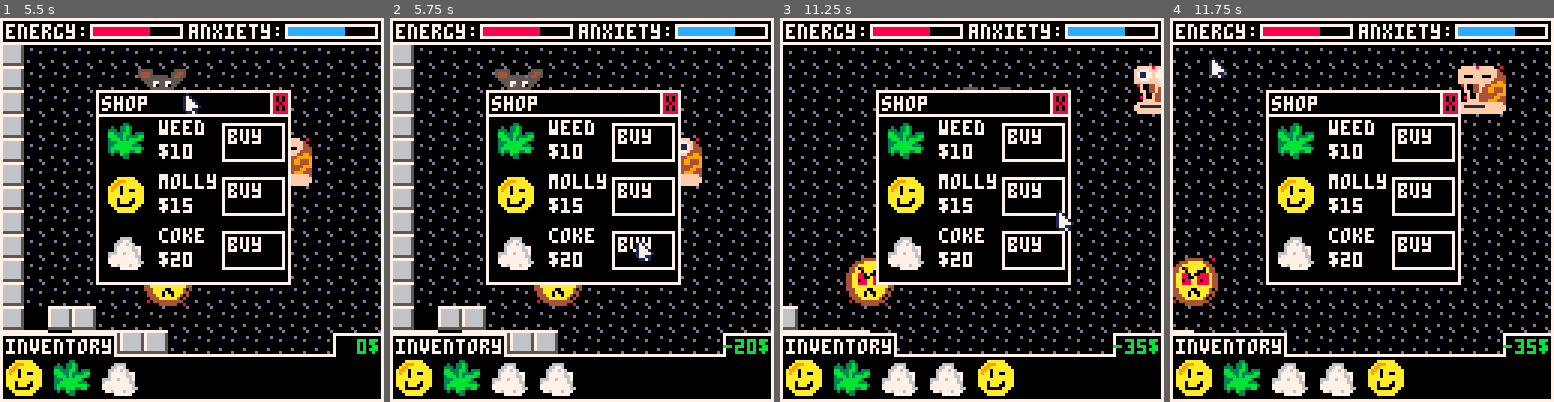
Above: before the commit, frames 1-4 (left to right).
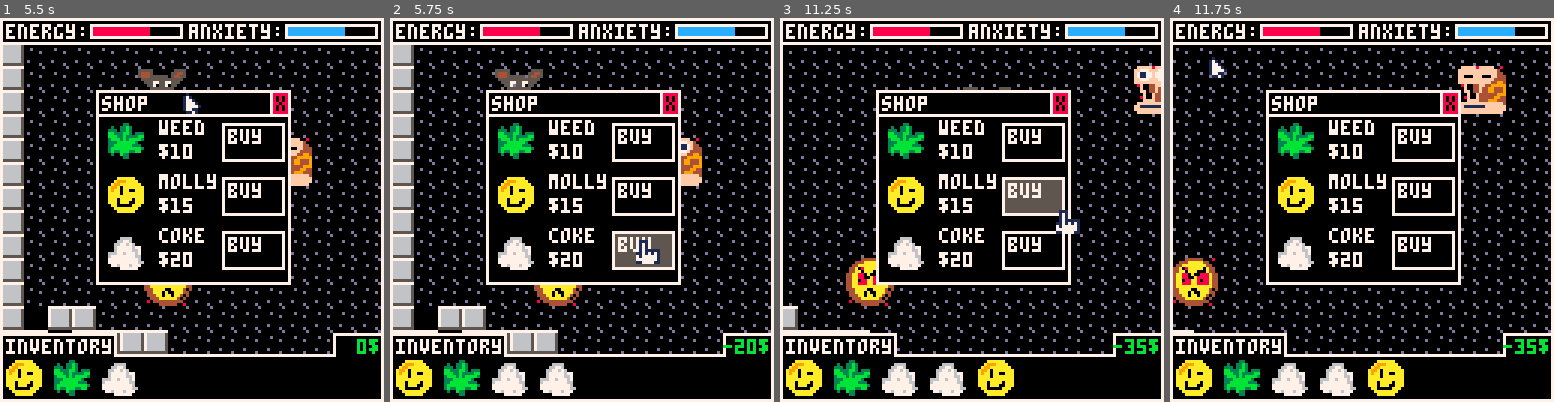
Above: after the commit, the same moments.

Repository: ekaktusz/ld53delivery
Game: PICO-8 cartridge delivery.p8
Same seed, same stepped clock (60 frames per second), same inputs: the game is played once before the commit and once after it.
Inputs (mouse positions are in pixels of both pictures, inside the frame that each line leads up to):
- Up to frame 1 (5.5 s): tap X (X key) at 0.33, 1.07, 1.85, 2.97, 4.08, 5.2 s; click (280, 121) at 0.67 s; click (46, 267) at 1.22 s; hold Right 1.6-2.1 s; click (107, 114) at 1.77 s; hold Up 2.15-2.42 s; click (172, 259) at 2.32 s; hold Right 2.47-3.03 s; click (234, 106) at 2.87 s; hold Left 3.08-3.58 s; click (295, 256) at 3.42 s; hold Down 3.63-3.97 s; click (61, 102) at 3.97 s; hold Right 4.02-4.68 s; click (122, 248) at 4.52 s; hold Up 4.73-5.03 s; click (184, 94) at 5.07 s; hold Left from 5.08 s (still down)
- Up to frame 2 (5.75 s): click (639, 244) at 5.62 s; release Left at 5.68 s; hold Down from 5.73 s (still down)
- Up to frame 3 (11.25 s): release Down at 6.03 s; hold Right 6.08-6.58 s; click (1091, 90) at 6.17 s; tap X (X key) every 1.12 s from 6.32 to 10.78 s; hold Right 6.63-7.13 s; click (856, 236) at 6.72 s; hold Up 7.18-7.45 s; click (918, 83) at 7.27 s; hold Right 7.5-8.07 s; click (979, 229) at 7.82 s; hold Left 8.12-8.62 s; click (1044, 79) at 8.37 s; hold Down 8.67-9 s; click (1106, 225) at 8.92 s; hold Right 9.05-9.72 s; click (868, 71) at 9.47 s; hold Up 9.77-10.07 s; click (933, 217) at 10.02 s; hold Left 10.12-10.72 s; click (995, 64) at 10.57 s; hold Down 10.77-11.07 s; click (1060, 213) at 11.12 s; hold Right from 11.12 s (still down)
- Up to frame 4 (11.75 s): release Right at 11.62 s; click (1212, 60) at 11.67 s

Frame 1 is identical in both runs. In frame 2, 1.1% of the frame differs, in the area x 58-74%, y 56-65%; in frame 3, 1.3%, in the area x 58-79%, y 42-57%; in frame 4, nothing differs.

Commit message:
button improvements

Diff:
--- a/include/button.lua
+++ b/include/button.lua
@@ -1,4 +1,4 @@
-function button_new(_x,_y,_w,_h,_text,_click_c, _bg_c, _text_c)
+function button_new(_x,_y,_w,_h,_text,_click_c, _bg_c, _text_c, _hover_c)
     local button = {
         x=_x,
         y=_y,
@@ -9,6 +9,7 @@
         click_c = _click_c or 3,
         bg_c = _bg_c or 0,
         text_c = _text_c or 7,
+        hover_c = _hover_c or 5,
         c = 0
     }
     return button
@@ -21,10 +22,15 @@
 end
 
 function button_update(button)
-    if mouse_in_area(button.x+cam.x, button.y+cam.y, button.w, button.h) and mouse.click then
-        button.c = button.click_c
-        if button.on_click != nil then
-            button.on_click()
+    if mouse_in_area(button.x+cam.x, button.y+cam.y, button.w, button.h) then
+        if mouse.click then
+            button.c = button.click_c
+            if button.on_click != nil then
+                button.on_click()
+            end
+        else
+            mouse.triggered = true
+            button.c = button.hover_c -- hover color
         end
     else
         button.c = button.bg_c
--- a/include/dealer.lua
+++ b/include/dealer.lua
@@ -16,7 +16,7 @@
     dealer.buy_btn1 = button_new(shop.x + flr(shop.w/3)*2, shop.y + 3,                 flr(shop.w/3)-1, 12, "buy")
     dealer.buy_btn2 = button_new(shop.x + flr(shop.w/3)*2, shop.y+flr(shop.h/3) + 3,   flr(shop.w/3)-1, 12, "buy")
     dealer.buy_btn3 = button_new(shop.x + flr(shop.w/3)*2, shop.y+flr(shop.h/3)*2 + 3, flr(shop.w/3)-1, 12, "buy")
-    dealer.close_btn = button_new(shop.x + shop.w - 6, shop.y -8, 6, 8, "x", 9, 8, 0)
+    dealer.close_btn = button_new(shop.x + shop.w - 6, shop.y -8, 6, 8, "x", 9, 8, 0, 9)
     dealer.close_btn.on_click = function()
         dealer.in_shop = false
     end
